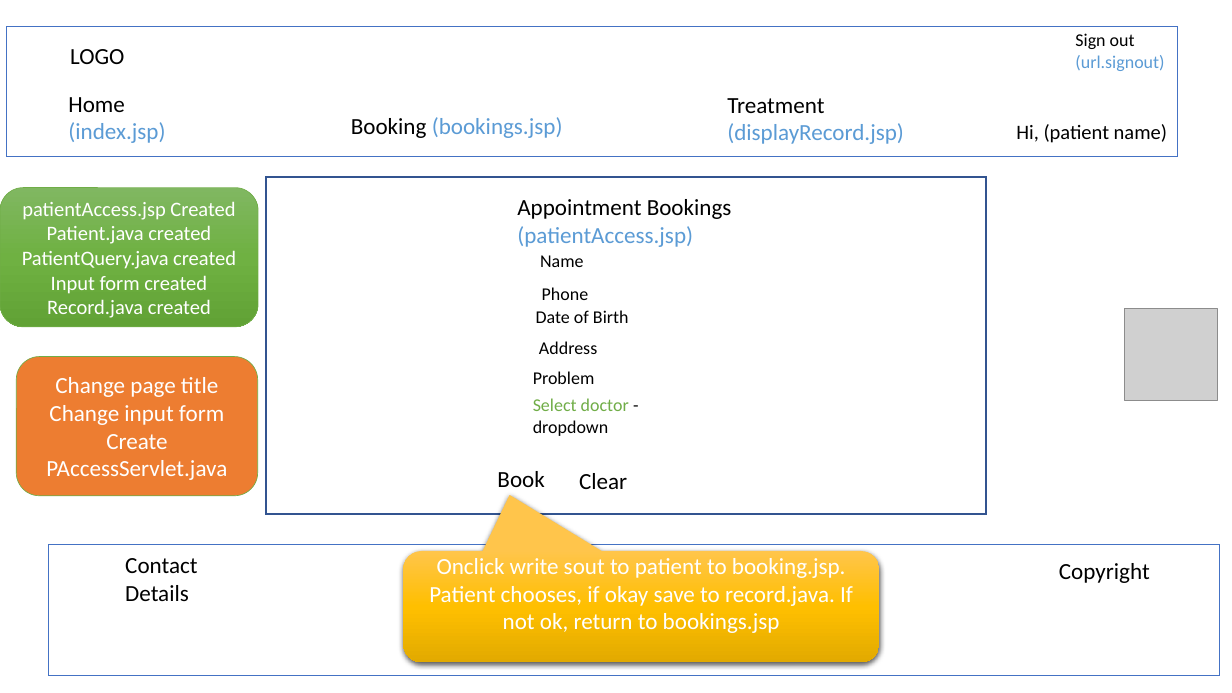
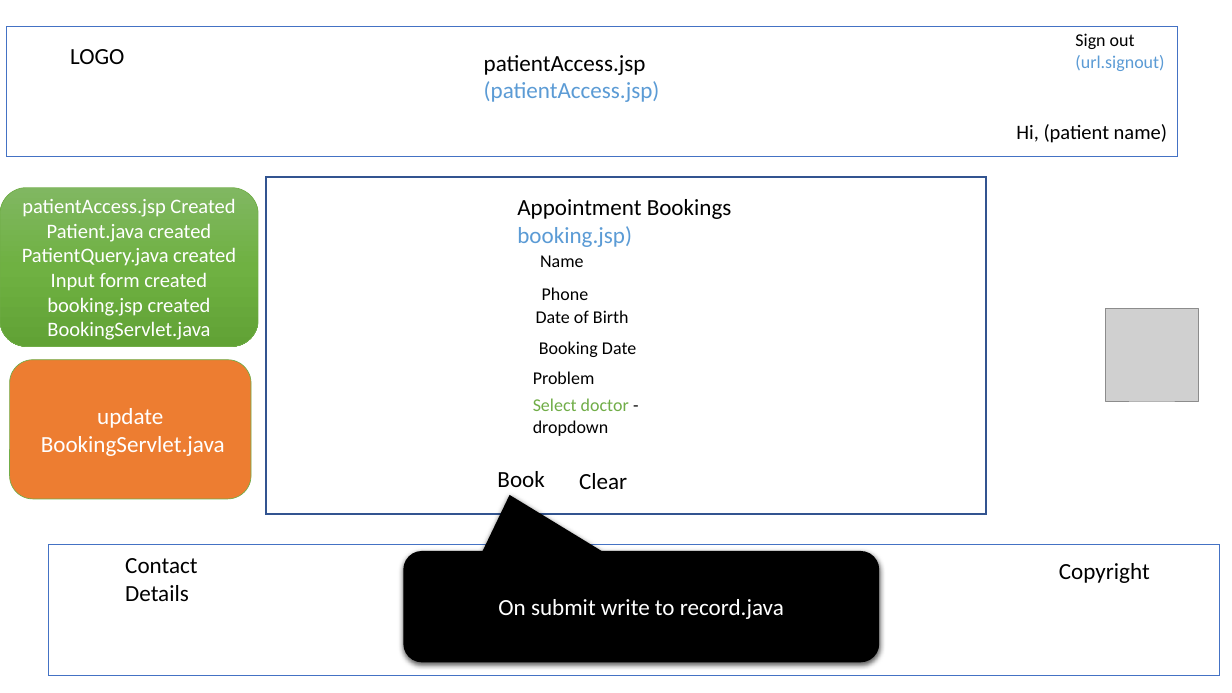
Before and after one commit to aaliceinw/ttagn2, a slide deck: slide 9 of Hospital Management Designv2.pptx (slide 8 before the commit). Drawn at 1232x693 pixels with LibreOffice and Linux fonts; fonts in the diff are those of the drawing; grey boxes stand for pictures. Boxes give left, top, right and bottom in pixels: in the first picture for what was removed or moved away, otherwise in the second. Text is boxed around its words. In the diff, an @@ line names an element or a change of style, - is before the commit and + after.

Commit message:
Hospital GN2
Full project
All code is written
To do
1 - PatientAccess and PatientQuery need to be rectified - select from patient, write to record.
2. Test users and servlet error handling
3.clean up CSS
4. Update documentation

```diff
--- a/Hospital Management Designv2.pptx
+++ b/Hospital Management Designv2.pptx
@@ text added at box(484, 55, 660, 102), 18 pt, text #5B9BD5 @@
+patientAccess.jsp
+(patientAccess.jsp)
@@ text removed at box(68, 97, 165, 143) @@
-Home (index.jsp)
@@ text removed at box(351, 117, 563, 138) @@
-Booking (bookings.jsp)
@@ text removed at box(727, 98, 904, 144) @@
-Treatment (displayRecord.jsp)
@@ rounded rectangle "patientAccess.jsp Created": place and size @@
-rounded rectangle "patientAccess.jsp Created" at box(0, 188, 258, 327)
+rounded rectangle "patientAccess.jsp Created" at box(0, 188, 258, 347)
@@ text at box(517, 226, 632, 247): text changed @@
-(patientAccess.jsp)
+booking.jsp)
@@ text in rounded rectangle at box(47, 297, 211, 340): text changed @@
-Record.java created
+booking.jsp created
+BookingServlet.java
@@ picture: place and size @@
-picture at box(1125, 308, 1217, 400)
+picture at box(1106, 309, 1199, 401)
@@ text at box(539, 341, 636, 357): text changed @@
-Address
+Booking Date
@@ rounded rectangle "update": place and size @@
-rounded rectangle "update" at box(17, 357, 258, 496)
+rounded rectangle "update" at box(9, 360, 250, 499)
@@ text in rounded rectangle at box(41, 408, 225, 456): text changed @@
-Change page title
-Change input form
-Create PAccessServlet.java
+update
+BookingServlet.java
@@ rounded speech box "On submit write to record.java" at box(404, 551, 880, 663): fill gradient #FFC64B to #FFC000 to #E3AB00 to #000000 @@
@@ text in rounded speech box at box(498, 599, 784, 619): text changed @@
-Onclick write sout to patient to booking.jsp. Patient chooses, if okay save to record.java. If not ok, return to bookings.jsp
+On submit write to record.java
```
Also in this commit, not shown: 2 other slides changed, 1 slide added, 58 other files.
